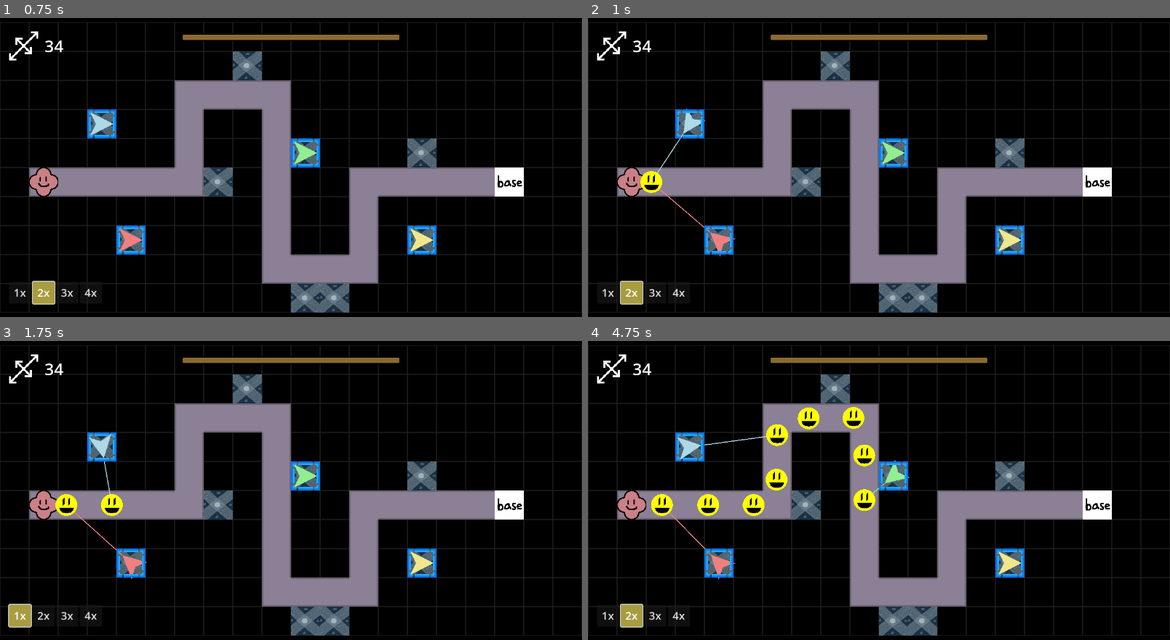
Above: before the commit, frames 1-4 (two rows, left to right).
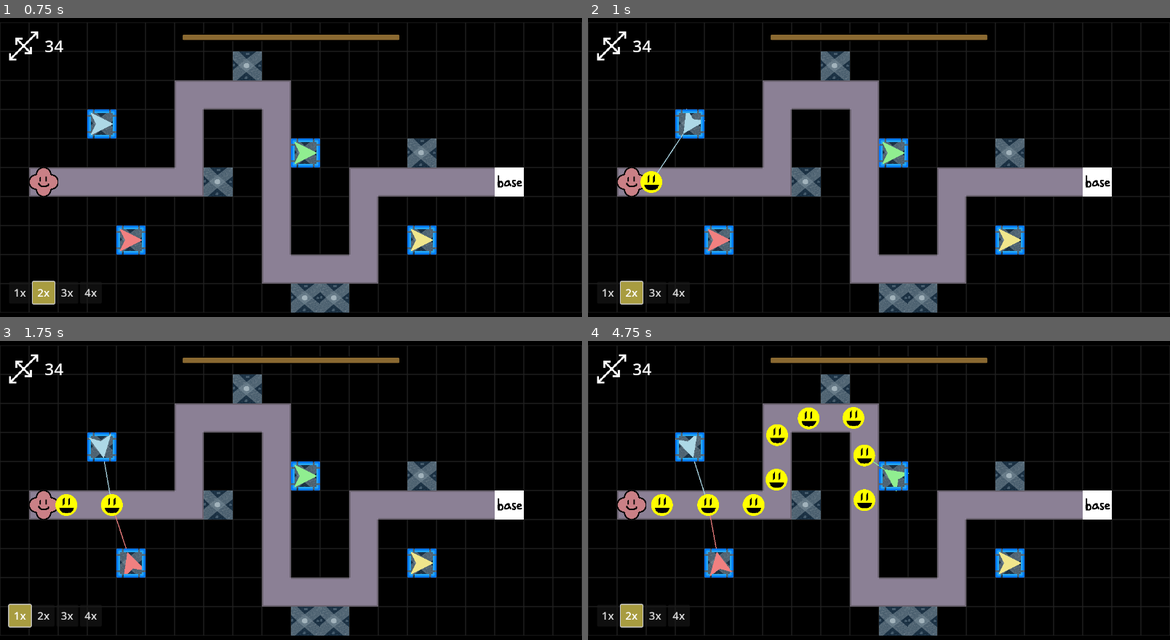
Above: after the commit, the same moments.

Repository: ladybunne/gmtk-game-jam-2024
Game: Godot game, scene res://MainScene.tscn
Same seed, same stepped clock (60 frames per second), same inputs: the game is played once before the commit and once after it.
Inputs:
- Up to frame 1 (0.75 s): click "2x" at 0.5 s
- Up to frame 2 (1 s): no input
- Up to frame 3 (1.75 s): click "1x" at 1.25 s
- Up to frame 4 (4.75 s): click "3x" at 2 s; click "4x" at 2.75 s; click "1x" at 3.5 s; click "2x" at 4.25 s

Frame 1 is identical in both runs. In frame 2, 0.1% of the frame differs, in the area x 12-26%, y 57-80%; in frame 3, 0.2%; in frame 4, 0.4%, in the area x 14-56%, y 30-80%.

Commit message:
scalable tower ranges

Diff:
--- /dev/null
+++ b/GameThings/DetectEnemy.gd
@@ -0,0 +1,24 @@
+extends Area2D
+
+# Called when the node enters the scene tree for the first time.
+func _ready() -> void:
+	body_entered.connect(enemy_entered)
+	body_exited.connect(enemy_exited)
+
+var enemies: Array[Enemy]
+
+func enemy_entered(body: Node2D):
+	var enemy := body as Enemy
+	if not enemy:
+		return
+
+	if enemy not in enemies:
+		enemies.append(enemy)
+
+func enemy_exited(body: Node2D):
+	var enemy := body as Enemy
+	if not enemy:
+		return
+
+	if enemy in enemies:
+		enemies.erase(enemy)
--- a/GameThings/Tower.gd
+++ b/GameThings/Tower.gd
@@ -1,4 +1,4 @@
-extends Area2D
+extends Node2D
 
 class_name Tower
 
@@ -26,16 +26,16 @@
 
 @onready var sprite: Node2D = find_child("Polygon2D")
 @onready var handle: Control = find_child("Handle")
-var currentCost
+var currentCost = 0
 
 func _ready() -> void:
-	body_entered.connect(enemy_entered)
-	body_exited.connect(enemy_exited)
 	recolor()
 	currentCost = handle.GetCost()
 
 
 func _process(delta: float) -> void:
+	GetEnemiesInRange()
+	retarget()
 	if target != null:
 		sprite.look_at(target.position)
 		queue_redraw()
@@ -56,6 +56,15 @@
 		TargetingMode.STRONG:
 			polygon.color = Color.KHAKI
 
+@export var rangeHitboxes: Array[Area2D]
+
+func GetEnemiesInRange():
+	enemies_in_range.clear()
+	for hitbox in rangeHitboxes:
+		for enemy in hitbox.enemies:
+			if !enemies_in_range.has(enemy):
+				enemies_in_range.append(enemy)
+
 func retarget():
 	target = null
 	for enemy in enemies_in_range:
@@ -72,26 +81,6 @@
 				TargetingMode.STRONG:
 					target = strong(enemy, target)
 
-func enemy_entered(body: Node2D):
-	var enemy := body as Enemy
-	if not enemy:
-		return
-
-	if enemy not in enemies_in_range:
-		enemies_in_range.append(enemy)
-
-	retarget()
-
-func enemy_exited(body: Node2D):
-	var enemy := body as Enemy
-	if not enemy:
-		return
-
-	if enemy in enemies_in_range:
-		enemies_in_range.erase(enemy)
-
-	retarget()
-
 # This needs to not do "as the crow flies" - maybe do lifetime of entity?
 func first(new: Enemy, old: Enemy):
 	return new if new.distance_from_spawner() > old.distance_from_spawner() else old
--- /dev/null
+++ b/GameThings/Tower.gdshader
@@ -0,0 +1,68 @@
+shader_type canvas_item;
+
+uniform vec4 color : source_color = vec4(1.0);
+uniform float inner_stroke_thickness = 1.0; // Inner stroke thickness, adjust according to sprite size
+uniform float inner_stroke_opacity = 1.0; // Inner stroke opacity, ranges from 0.0 to 1.0
+uniform float inside_opacity = 0.0;
+uniform float frequency = 8.0; // Controls the number of dotted lines
+uniform float phase_speed = 1.0; // Controls the rotation of the border
+uniform vec2 scale = vec2(1,1);
+
+void fragment() {
+	// Final outputs
+	vec4 inner_stroke;
+	vec4 circle_outline;
+
+	// INNER STROKE
+	float radius = inner_stroke_thickness / float(textureSize(TEXTURE, 0).x);
+	vec2 pos2 = UV - vec2(0.5);
+	float ang2 = atan(pos2.y, pos2.x);
+	vec2 coords = vec2(radius * cos(ang2), radius * sin(ang2));
+	coords /= scale;
+	radius = sqrt(pow(coords.x,2) + pow(coords.y,2));
+	// Initialize alpha to maximum
+	float minAlpha = 1.0;
+
+	// Sample a grid around the pixel based on the defined radius to find the minimum alpha
+    for (int x = -1; x <= 1; x++) {
+        for (int y = -1; y <= 1; y++) {
+            vec2 offset = vec2(float(x), float(y)) * radius;
+            float sampleAlpha = texture(TEXTURE, UV + offset).a;
+            minAlpha = min(minAlpha, sampleAlpha);
+        }
+	}
+
+	// Get the original alpha value at the fragment
+    float originalAlpha = texture(TEXTURE, UV).a;
+
+    // Compare and apply the inner stroke color if in the inner stroke region
+    if (originalAlpha > minAlpha) {
+        float innerStrokeAlpha = originalAlpha * (originalAlpha - minAlpha) * inner_stroke_opacity; // Blend the inner stroke alpha based on the difference in alpha and opacity setting
+        inner_stroke = vec4(1.0, 1.0, 1.0, innerStrokeAlpha);
+    } else {
+		float insideAlpha = originalAlpha * inside_opacity; // Blend the inner stroke alpha based on the difference in alpha and opacity setting
+        inner_stroke = vec4(1.0, 1.0, 1.0, insideAlpha);
+    }
+	// INNER STROKE END
+
+	// CIRCLE OUTLINE
+	vec2 pos = UV - vec2(0.5);
+	float outer_radius = inner_stroke_thickness / 2.0;
+	float inner_radius = outer_radius - inner_stroke_thickness;
+	float outer_circle = step(length(pos), outer_radius);
+	float inner_circle = step(length(pos), inner_radius);
+
+	float angle = atan(pos.y, pos.x);
+	if (angle < 0.0) {
+		angle += 2.0 * PI;
+	}
+
+	float wave = 0.5 * sin(frequency * angle + TIME * phase_speed) + 0.5;
+	float ring = outer_circle - inner_circle;
+	ring *= step(0.5, wave);
+
+	circle_outline = vec4(color.rgb, ring * color.a);
+	// CIRCLE OUTLINE END
+
+	COLOR = inner_stroke * circle_outline;
+}
--- a/GameThings/Tower.tscn
+++ b/GameThings/Tower.tscn
@@ -1,24 +1,69 @@
-[gd_scene load_steps=6 format=3 uid="uid://dx6o8vnri4fmf"]
+[gd_scene load_steps=10 format=3 uid="uid://dx6o8vnri4fmf"]
 
 [ext_resource type="Script" path="res://GameThings/Tower.gd" id="1_k4d5n"]
 [ext_resource type="Script" path="res://GameThings/Handle.gd" id="2_8oltv"]
 [ext_resource type="Texture2D" uid="uid://b6il0gqcgnvj7" path="res://Assets/Sprites/handle.png" id="2_l3qcl"]
+[ext_resource type="Script" path="res://GameThings/DetectEnemy.gd" id="2_t1qxj"]
 [ext_resource type="Texture2D" uid="uid://c7wsooxicpfxa" path="res://Assets/Sprites/handle2.png" id="4_105yb"]
 
-[sub_resource type="CircleShape2D" id="CircleShape2D_ejdv8"]
-radius = 200.0
+[sub_resource type="CapsuleShape2D" id="CapsuleShape2D_c0oag"]
+resource_local_to_scene = true
+radius = 32.0
+height = 130.75
 
-[node name="Tower" type="Area2D" node_paths=PackedStringArray("polygon", "shot_timer", "firing_point") groups=["Tower"]]
+[sub_resource type="CapsuleShape2D" id="CapsuleShape2D_y1be5"]
+resource_local_to_scene = true
+radius = 32.0
+height = 128.0
+
+[sub_resource type="CapsuleShape2D" id="CapsuleShape2D_134mb"]
+resource_local_to_scene = true
+radius = 32.0
+height = 128.0
+
+[sub_resource type="CapsuleShape2D" id="CapsuleShape2D_5lrnu"]
+resource_local_to_scene = true
+radius = 32.0
+height = 128.0
+
+[node name="Tower" type="Node2D" node_paths=PackedStringArray("polygon", "shot_timer", "firing_point", "rangeHitboxes") groups=["Tower"]]
 script = ExtResource("1_k4d5n")
 polygon = NodePath("Polygon2D")
 shot_timer = NodePath("ShotTimer")
 firing_point = NodePath("Polygon2D/FiringPoint")
+rangeHitboxes = [NodePath("Area2D"), NodePath("Area2D2"), NodePath("Area2D3"), NodePath("Area2D4")]
 
-[node name="CollisionShape2D" type="CollisionShape2D" parent="."]
-shape = SubResource("CircleShape2D_ejdv8")
+[node name="Area2D" type="Area2D" parent="."]
+position = Vector2(-32, 0)
+script = ExtResource("2_t1qxj")
+
+[node name="l" type="CollisionShape2D" parent="Area2D"]
+shape = SubResource("CapsuleShape2D_c0oag")
+
+[node name="Area2D2" type="Area2D" parent="."]
+position = Vector2(32, 0)
+script = ExtResource("2_t1qxj")
+
+[node name="r" type="CollisionShape2D" parent="Area2D2"]
+shape = SubResource("CapsuleShape2D_y1be5")
+
+[node name="Area2D3" type="Area2D" parent="."]
+position = Vector2(0, 32)
+script = ExtResource("2_t1qxj")
+
+[node name="d" type="CollisionShape2D" parent="Area2D3"]
+rotation = 1.5708
+shape = SubResource("CapsuleShape2D_134mb")
+
+[node name="Area2D4" type="Area2D" parent="."]
+position = Vector2(0, -32)
+script = ExtResource("2_t1qxj")
+
+[node name="u" type="CollisionShape2D" parent="Area2D4"]
+rotation = 1.5708
+shape = SubResource("CapsuleShape2D_5lrnu")
 
 [node name="Polygon2D" type="Polygon2D" parent="."]
-rotation = 6.28319
 scale = Vector2(0.8, 0.8)
 color = Color(0.678, 0.847, 0.902, 1)
 polygon = PackedVector2Array(32, 0, -32, 32, -16, 0, -32, -32)
@@ -28,7 +73,7 @@
 
 [node name="ShotTimer" type="Timer" parent="."]
 
-[node name="Handle" type="Panel" parent="." node_paths=PackedStringArray("tower", "HandleSprite")]
+[node name="Handle" type="Panel" parent="." node_paths=PackedStringArray("tower", "HandleSprite", "range")]
 modulate = Color(1, 1, 1, 0)
 texture_filter = 1
 anchors_preset = 15
@@ -46,6 +91,7 @@
 HandleSprite = NodePath("../HandleSprite")
 handleTex = ExtResource("2_l3qcl")
 handleTexBad = ExtResource("4_105yb")
+range = [NodePath("../Area2D/l"), NodePath("../Area2D2/r"), NodePath("../Area2D3/d"), NodePath("../Area2D4/u")]
 
 [node name="HandleSprite" type="NinePatchRect" parent="."]
 texture_filter = 1
--- /dev/null
+++ b/GameThings/TowerRange.gd
@@ -0,0 +1,12 @@
+extends Sprite2D
+
+
+# Called when the node enters the scene tree for the first time.
+func _ready() -> void:
+	pass # Replace with function body.
+
+
+# Called every frame. 'delta' is the elapsed time since the previous frame.
+func _process(delta: float) -> void:
+	scale = get_parent().get_parent().handle.scale;
+	get_material().set_shader_parameter("scale",Vector2(scale.x,scale.y))
--- a/GameThings/handle.gd
+++ b/GameThings/handle.gd
@@ -51,6 +51,8 @@
 @export var handleTex: Texture
 @export var handleTexBad: Texture
 
+@export var range: Array[CollisionShape2D]
+
 func _process(delta: float) -> void:
 	if resizing:
 		if (scaleType % 3 == 0):
@@ -68,3 +70,23 @@
 
 	HandleSprite.global_position = global_position
 	HandleSprite.size = size * scale
+
+
+
+	range[0].shape.height = scale.y * size.y + towerRange*2
+	range[0].shape.radius = towerRange
+	range[0].position.x = size.x/2 -(scale.x * size.x/2)
+
+	range[1].shape.height = scale.y * size.y + towerRange*2
+	range[1].shape.radius = towerRange
+	range[1].position.x = (scale.x * size.x/2) - size.x/2
+
+	range[2].shape.height = scale.x * size.x + towerRange*2
+	range[2].shape.radius = towerRange
+	range[2].position.y = (scale.y * size.y/2) - size.y/2
+
+	range[3].shape.height = scale.x * size.x + towerRange*2
+	range[3].shape.radius = towerRange
+	range[3].position.y = size.y/2 -(scale.y * size.y/2)
+
+@export var towerRange = 124
Binary file added: Assets/Sprites/circle.png
Not shown, added: Assets/Sprites/circle.png.import
Binary file added: Assets/Sprites/circle2.png
Not shown, added: Assets/Sprites/circle2.png.import
Not shown: 1 places in Scenes/UI/UI.tscn that only renumber resources
